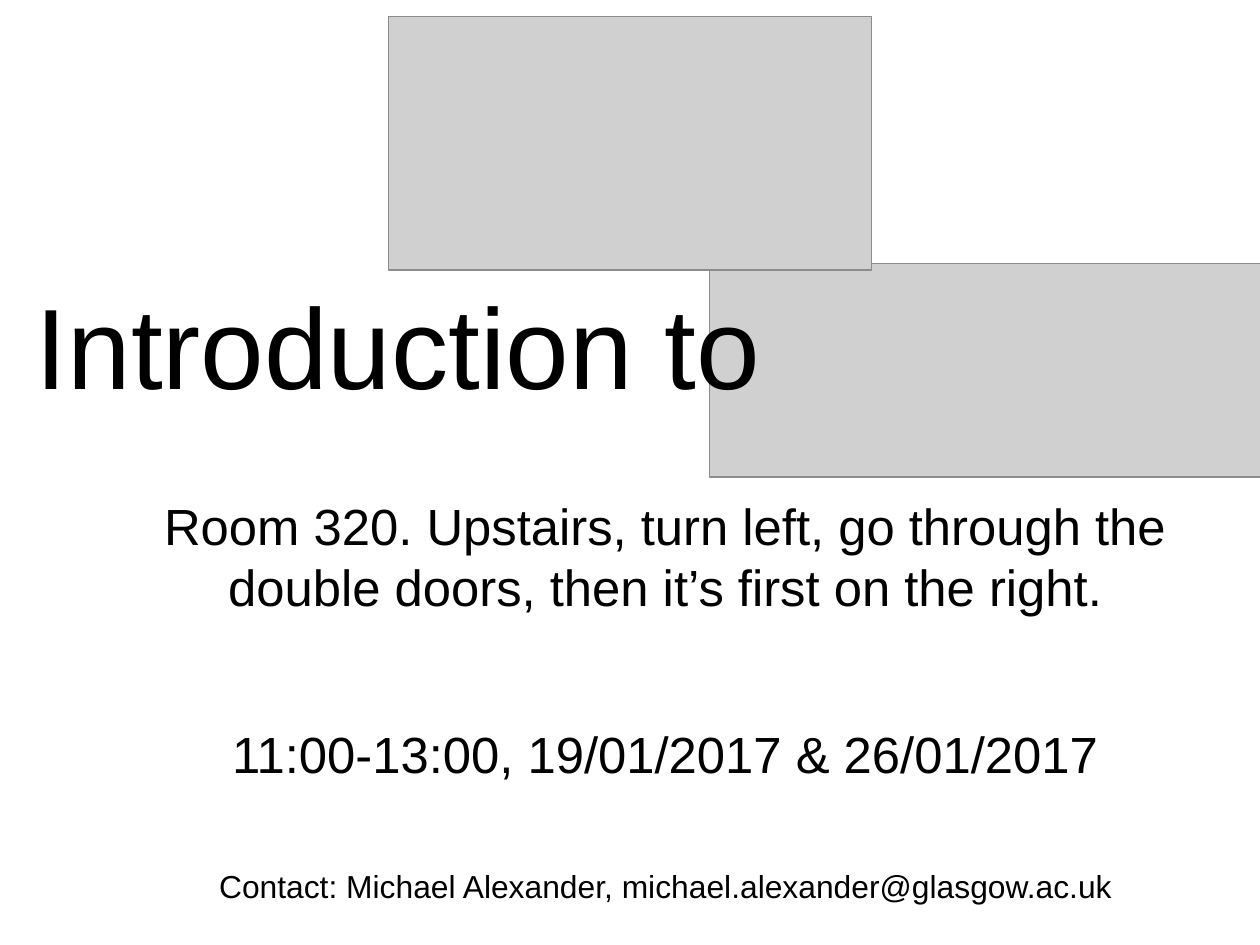
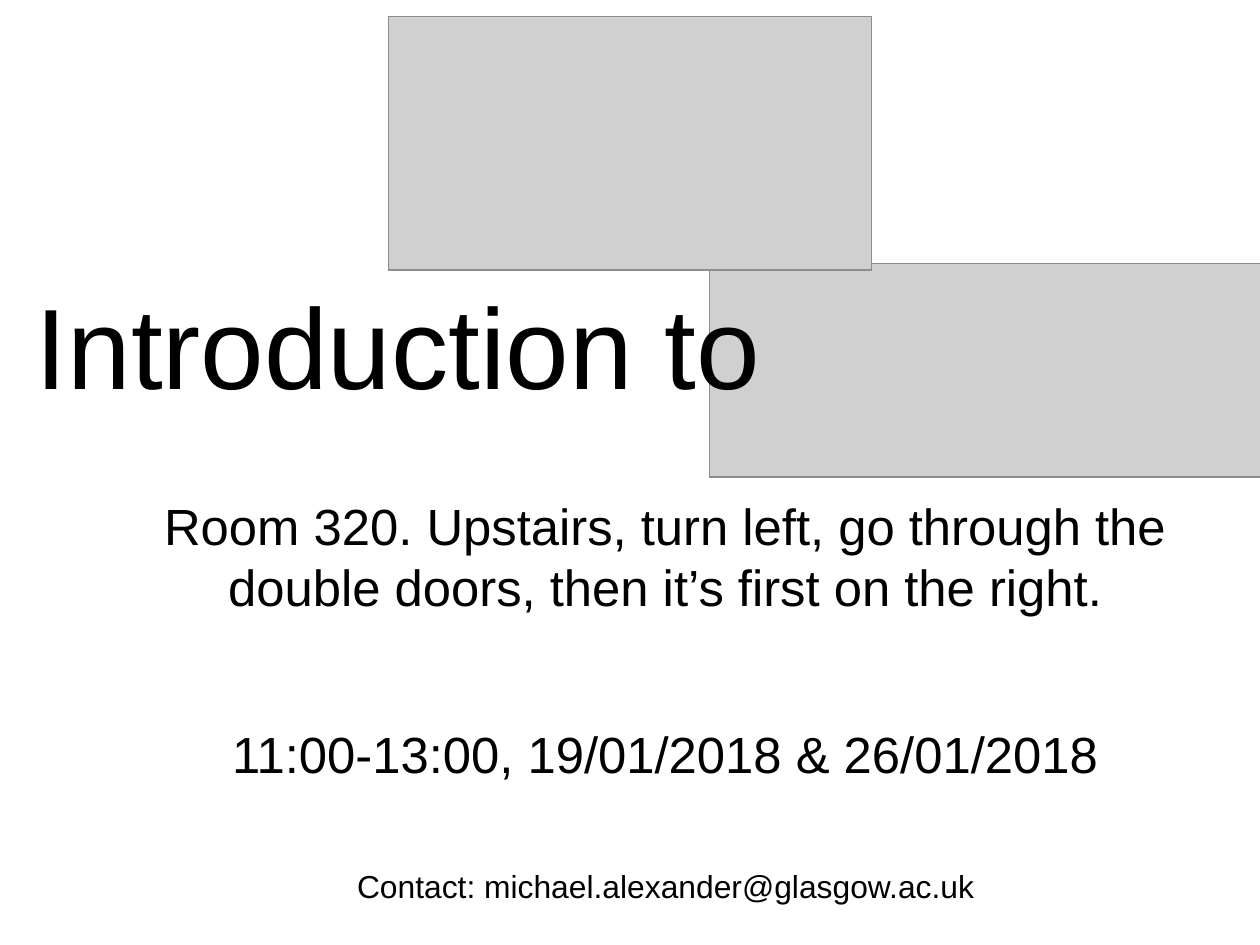
Before and after one commit to MannyMoo/IntroductionToPython, a slide deck: slide 2 of LabsDisplay.odp. Drawn at 1260x945 pixels with LibreOffice and Linux fonts; fonts in the diff are those of the drawing; grey boxes stand for pictures. Boxes give left, top, right and bottom in pixels: in the first picture for what was removed or moved away, otherwise in the second. Text is boxed around its words. In the diff, an @@ line names an element or a change of style, - is before the commit and + after.

```diff
--- a/LabsDisplay.odp
+++ b/LabsDisplay.odp
@@ text at <box>232,736,1098,904</box>: text changed @@
-11:00-13:00, 19/01/2017 & 26/01/2017
-Contact: Michael Alexander, michael.alexander@glasgow.ac.uk
+11:00-13:00, 19/01/2018 & 26/01/2018
+Contact: michael.alexander@glasgow.ac.uk
```
Also in this commit, not shown: 1 other slide changed, 1 other file.
